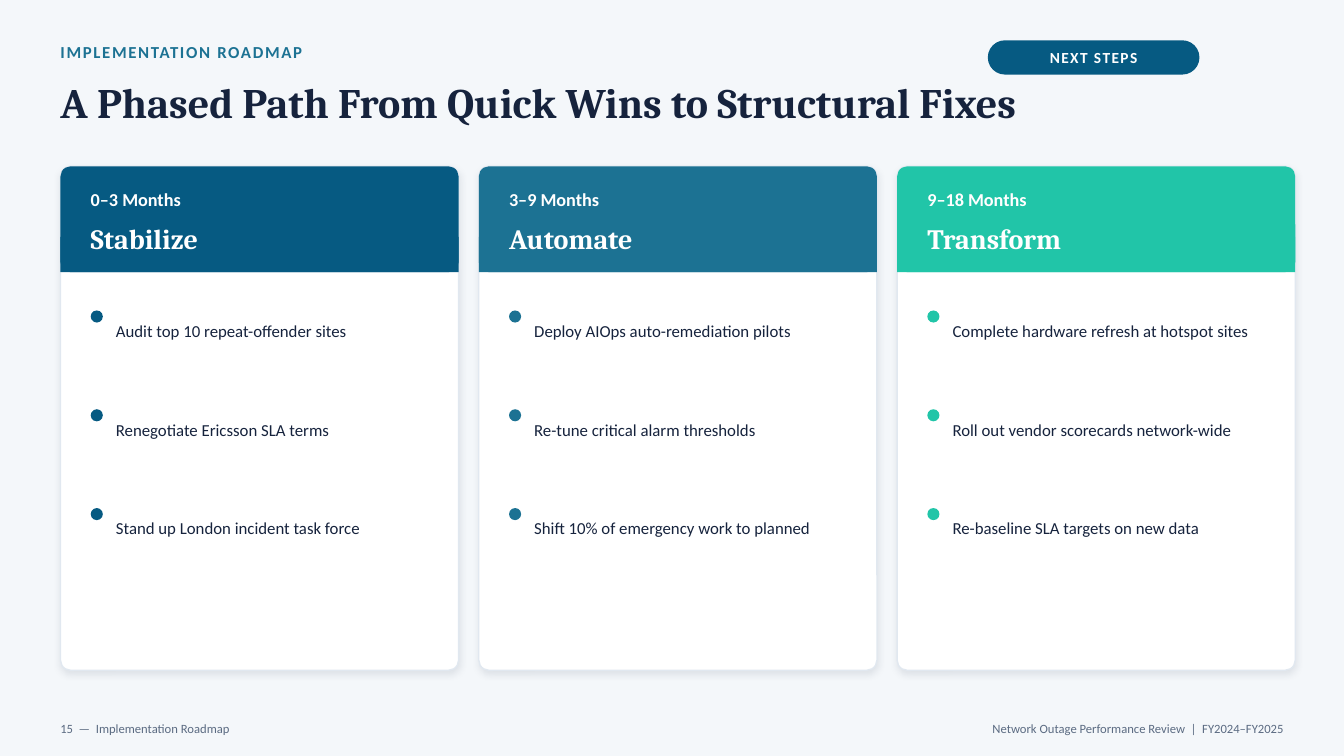
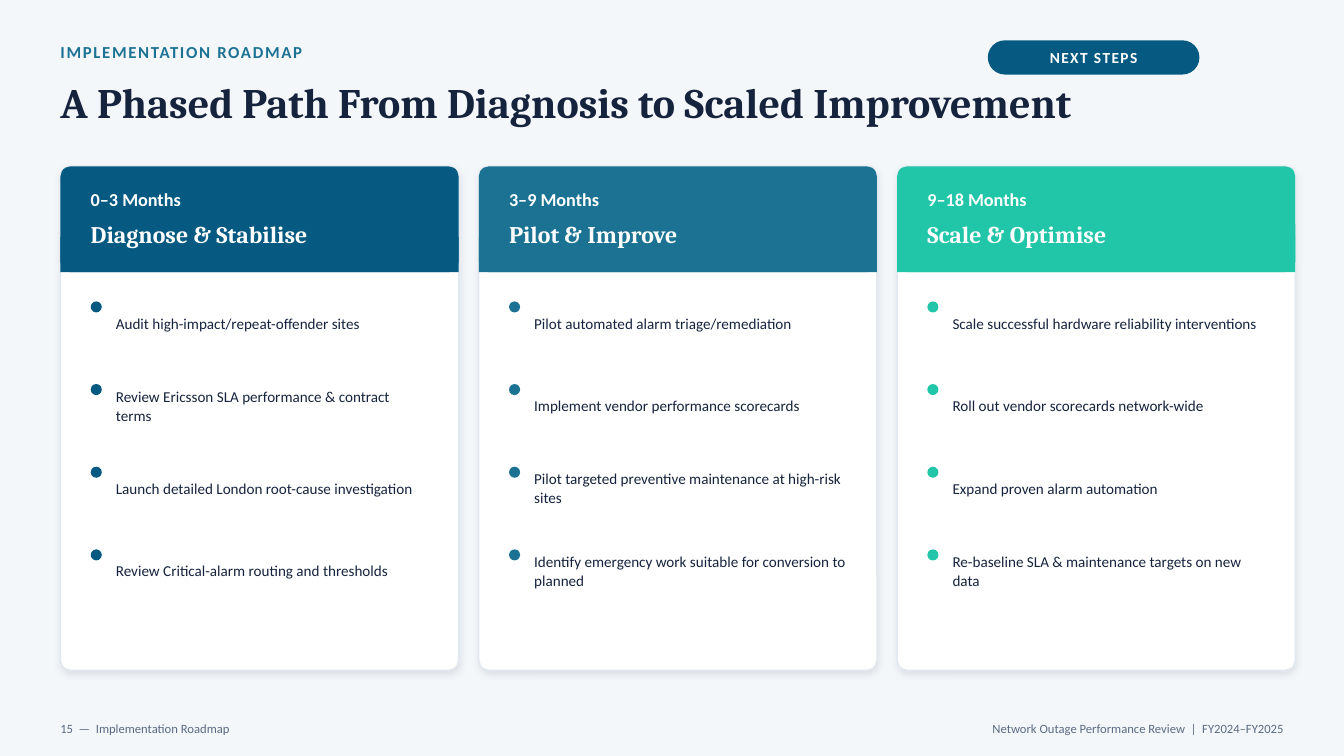
Before and after one commit to iheanyi-okwara/data-analysis-projects, a slide deck: slide 16 of Telecom_Network_Outage_Analytics/presentation/Telecom Network Outage Analytics.pptx. Drawn at 1344x756 pixels with LibreOffice and Linux fonts; fonts in the diff are those of the drawing. Boxes give left, top, right and bottom in pixels: in the first picture for what was removed or moved away, otherwise in the second. Text is boxed around its words. In the diff, an @@ line names an element or a change of style, - is before the commit and + after.

Commit message:
Update Telecom Network Outage Analytics presentation

```diff
--- a/Telecom_Network_Outage_Analytics/presentation/Telecom Network Outage Analytics.pptx
+++ b/Telecom_Network_Outage_Analytics/presentation/Telecom Network Outage Analytics.pptx
@@ text at [60, 88, 1071, 128]: text changed @@
-A Phased Path From Quick Wins to Structural Fixes
+A Phased Path From Diagnosis to Scaled Improvement
@@ text removed at [91, 229, 198, 250] @@
-Stabilize
@@ text added at [91, 226, 307, 249], 17 pt, text #FFFFFF, bold @@
+Diagnose & Stabilise
@@ text removed at [509, 230, 632, 249] @@
-Automate
@@ text added at [509, 226, 677, 248], 17 pt, text #FFFFFF, bold @@
+Pilot & Improve
@@ text removed at [927, 229, 1061, 250] @@
-Transform
@@ text added at [927, 226, 1106, 248], 17 pt, text #FFFFFF, bold @@
+Scale & Optimise
@@ 3 ellipses: place and size @@
-3 ellipses at [91, 311, 940, 323]
+3 ellipses at [91, 301, 939, 313]
@@ text at [116, 318, 360, 332]: text changed; size 12 to 10.8 pt @@
-Audit top 10 repeat-offender sites
+Audit high-impact/repeat-offender sites
@@ text at [534, 318, 791, 332]: text changed; size 12 to 10.8 pt @@
-Deploy AIOps auto-remediation pilots
+Pilot automated alarm triage/remediation
@@ text removed at [953, 325, 1248, 340] @@
-Complete hardware refresh at hotspot sites
@@ text added at [953, 318, 1256, 332], 10.8 pt, text #16233D @@
+Scale successful hardware reliability interventions
@@ 3 ellipses: place and size @@
-3 ellipses at [91, 409, 940, 421]
+3 ellipses at [91, 384, 939, 395]
@@ text "Roll out vendor scorecards network-wide": place and size @@
-text "Roll out vendor scorecards network-wide" at [953, 424, 1231, 436]
+text "Roll out vendor scorecards network-wide" at [953, 400, 1203, 411]
@@ text "Roll out vendor scorecards network-wide" at [953, 400, 1203, 411]: size 12 to 10.8 pt; line spacing 15pt to 13.5pt @@
@@ text at [116, 391, 390, 421]: text changed; size 12 to 10.8 pt @@
-Renegotiate Ericsson SLA terms
+Review Ericsson SLA performance & contract terms
@@ text added at [534, 400, 799, 414], 10.8 pt, text #16233D @@
+Implement vendor performance scorecards
@@ text removed at [534, 424, 756, 436] @@
-Re-tune critical alarm thresholds
@@ ellipse added at [91, 467, 102, 478], fill #065A82 @@
@@ ellipse added at [509, 467, 520, 478], fill #1C7293 @@
@@ text added at [534, 473, 841, 503], 10.8 pt, text #16233D @@
+Pilot targeted preventive maintenance at high-risk sites
@@ ellipse added at [928, 467, 939, 478], fill #21C5A8 @@
@@ text added at [116, 483, 412, 497], 10.8 pt, text #16233D @@
+Launch detailed London root-cause investigation
@@ text added at [953, 483, 1158, 497], 10.8 pt, text #16233D @@
+Expand proven alarm automation
@@ text removed at [116, 522, 360, 537] @@
-Stand up London incident task force
@@ 3 ellipses: place and size @@
-3 ellipses at [91, 508, 940, 520]
+3 ellipses at [91, 549, 939, 561]
@@ text added at [116, 565, 388, 579], 10.8 pt, text #16233D @@
+Review Critical-alarm routing and thresholds
@@ text at [534, 556, 846, 589]: text changed; size 12 to 10.8 pt @@
-Shift 10% of emergency work to planned
+Identify emergency work suitable for conversion to planned
@@ text at [953, 556, 1241, 586]: text changed; size 12 to 10.8 pt @@
-Re-baseline SLA targets on new data
+Re-baseline SLA & maintenance targets on new data
```
Also in this commit, not shown: 9 other slides changed.
